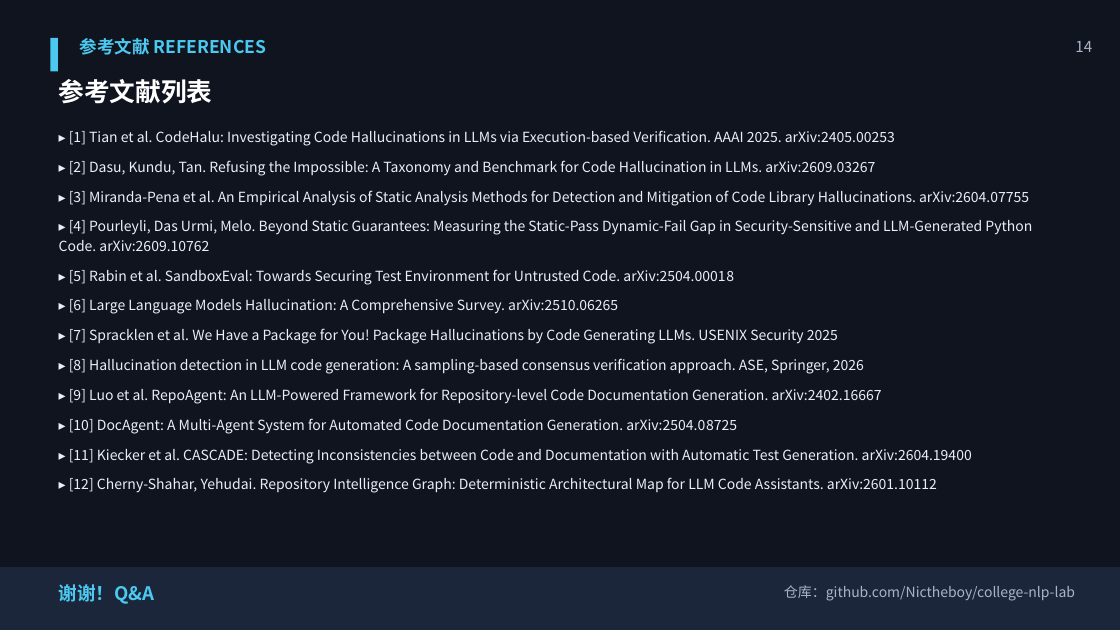
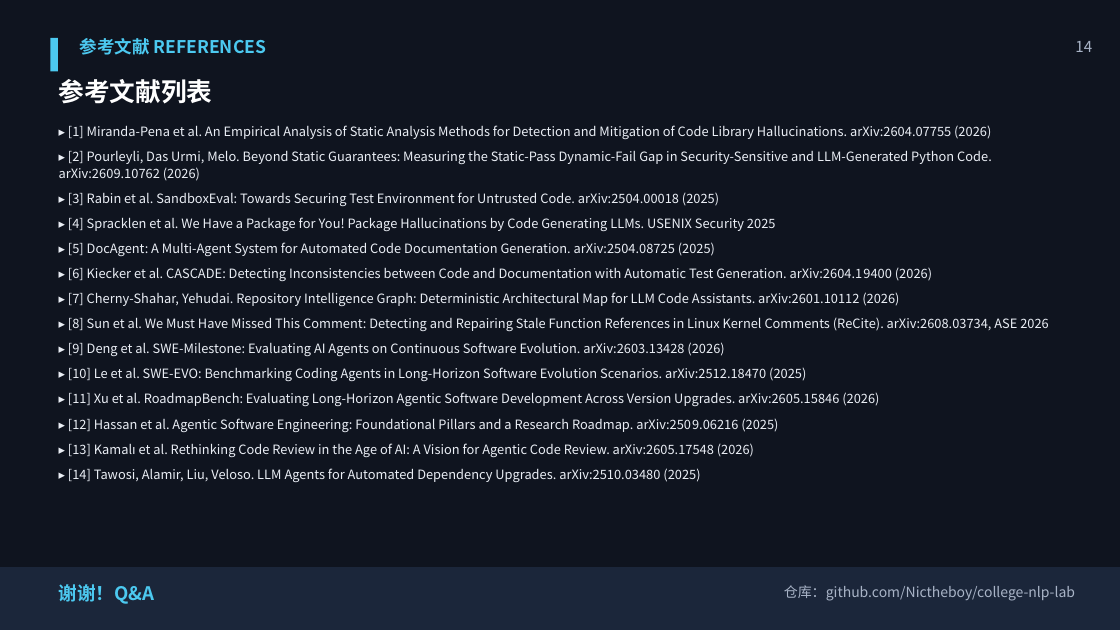
Before and after one commit to Nictheboy/college-nlp-lab, a slide deck: slide 15 of slides/topic9_literature_review.pptx. Drawn at 1120x630 pixels with LibreOffice and Linux fonts; fonts in the diff are those of the drawing. Boxes give left, top, right and bottom in pixels: in the first picture for what was removed or moved away, otherwise in the second. Text is boxed around its words. In the diff, an @@ line names an element or a change of style, - is before the commit and + after.

```diff
--- a/slides/topic9_literature_review.pptx
+++ b/slides/topic9_literature_review.pptx
@@ text at [59, 125, 1049, 482]: text changed; size 12 to 11 pt @@
-▸ [1] Tian et al. CodeHalu: Investigating Code Hallucinations in LLMs via Execution-based Verification. AAAI 2025. arXiv:2405.00253
-▸ [2] Dasu, Kundu, Tan. Refusing the Impossible: A Taxonomy and Benchmark for Code Hallucination in LLMs. arXiv:2609.03267
-▸ [3] Miranda-Pena et al. An Empirical Analysis of Static Analysis Methods for Detection and Mitigation of Code Library Hallucinations. arXiv:2604.07755
-▸ [4] Pourleyli, Das Urmi, Melo. Beyond Static Guarantees: Measuring the Static-Pass Dynamic-Fail Gap in Security-Sensitive and LLM-Generated Python Code. arXiv:2609.10762
-▸ [5] Rabin et al. SandboxEval: Towards Securing Test Environment for Untrusted Code. arXiv:2504.00018
-▸ [6] Large Language Models Hallucination: A Comprehensive Survey. arXiv:2510.06265
-▸ [7] Spracklen et al. We Have a Package for You! Package Hallucinations by Code Generating LLMs. USENIX Security 2025
-▸ [8] Hallucination detection in LLM code generation: A sampling-based consensus verification approach. ASE, Springer, 2026
-▸ [9] Luo et al. RepoAgent: An LLM-Powered Framework for Repository-level Code Documentation Generation. arXiv:2402.16667
-▸ [10] DocAgent: A Multi-Agent System for Automated Code Documentation Generation. arXiv:2504.08725
-▸ [11] Kiecker et al. CASCADE: Detecting Inconsistencies between Code and Documentation with Automatic Test Generation. arXiv:2604.19400
-▸ [12] Cherny-Shahar, Yehudai. Repository Intelligence Graph: Deterministic Architectural Map for LLM Code Assistants. arXiv:2601.10112
+▸ [1] Miranda-Pena et al. An Empirical Analysis of Static Analysis Methods for Detection and Mitigation of Code Library Hallucinations. arXiv:2604.07755 (2026)
+▸ [2] Pourleyli, Das Urmi, Melo. Beyond Static Guarantees: Measuring the Static-Pass Dynamic-Fail Gap in Security-Sensitive and LLM-Generated Python Code. arXiv:2609.10762 (2026)
+▸ [3] Rabin et al. SandboxEval: Towards Securing Test Environment for Untrusted Code. arXiv:2504.00018 (2025)
+▸ [4] Spracklen et al. We Have a Package for You! Package Hallucinations by Code Generating LLMs. USENIX Security 2025
+▸ [5] DocAgent: A Multi-Agent System for Automated Code Documentation Generation. arXiv:2504.08725 (2025)
+▸ [6] Kiecker et al. CASCADE: Detecting Inconsistencies between Code and Documentation with Automatic Test Generation. arXiv:2604.19400 (2026)
+▸ [7] Cherny-Shahar, Yehudai. Repository Intelligence Graph: Deterministic Architectural Map for LLM Code Assistants. arXiv:2601.10112 (2026)
+▸ [8] Sun et al. We Must Have Missed This Comment: Detecting and Repairing Stale Function References in Linux Kernel Comments (ReCite). arXiv:2608.03734, ASE 2026
+▸ [9] Deng et al. SWE-Milestone: Evaluating AI Agents on Continuous Software Evolution. arXiv:2603.13428 (2026)
+▸ [10] Le et al. SWE-EVO: Benchmarking Coding Agents in Long-Horizon Software Evolution Scenarios. arXiv:2512.18470 (2025)
+▸ [11] Xu et al. RoadmapBench: Evaluating Long-Horizon Agentic Software Development Across Version Upgrades. arXiv:2605.15846 (2026)
+▸ [12] Hassan et al. Agentic Software Engineering: Foundational Pillars and a Research Roadmap. arXiv:2509.06216 (2025)
+▸ [13] Kamalı et al. Rethinking Code Review in the Age of AI: A Vision for Agentic Code Review. arXiv:2605.17548 (2026)
+▸ [14] Tawosi, Alamir, Liu, Veloso. LLM Agents for Automated Dependency Upgrades. arXiv:2510.03480 (2025)
```
Also in this commit, not shown: 10 other slides changed, 20 other files.
